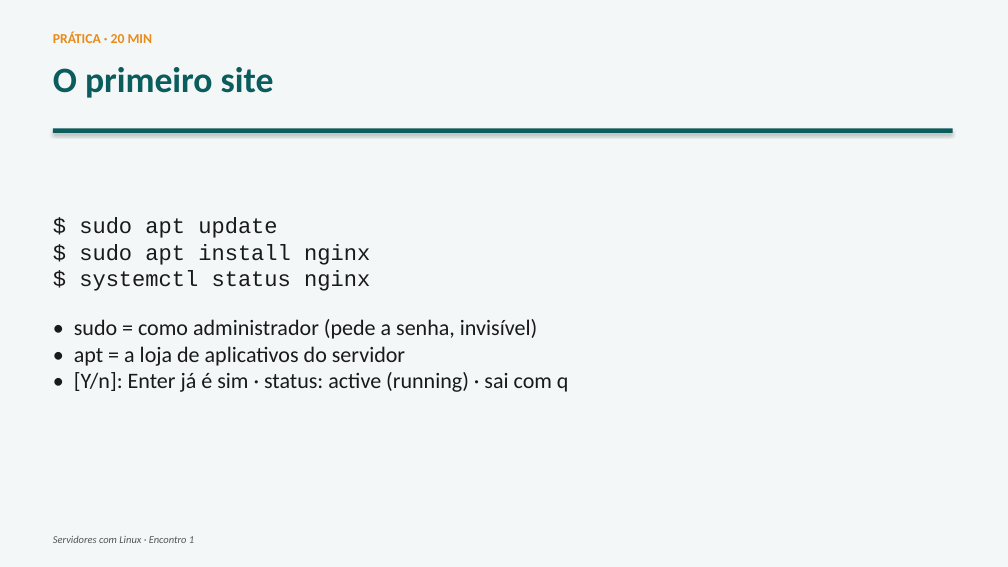
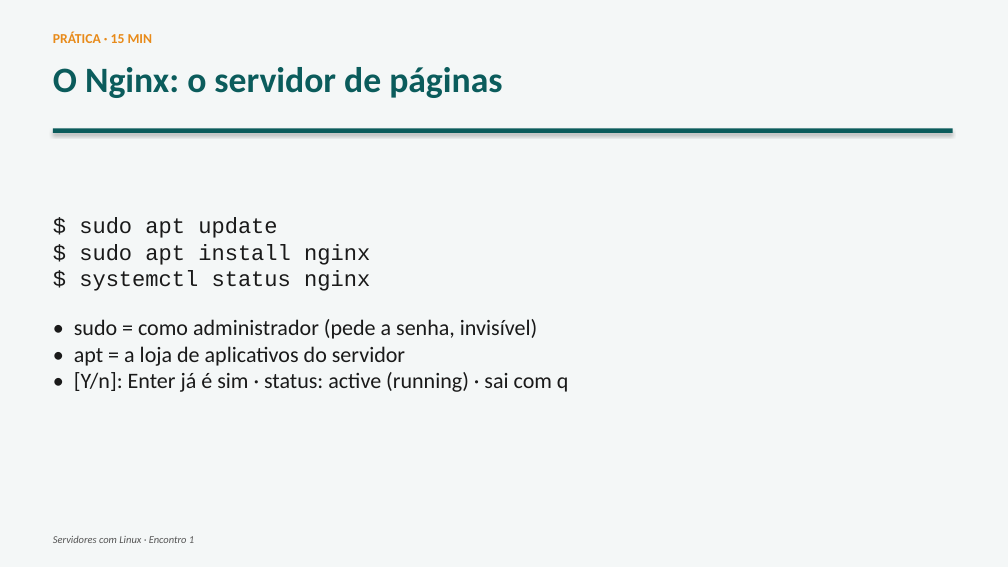
Before and after one commit to joninedel-prog/gerador_contratos, a slide deck: slide 31 of Aula - Servidores 1 - Instalando o Ubuntu e o primeiro site.pptx (slide 30 before the commit). Drawn at 1008x567 pixels with LibreOffice and Linux fonts; fonts in the diff are those of the drawing. Boxes give left, top, right and bottom in pixels: in the first picture for what was removed or moved away, otherwise in the second. Text is boxed around its words. In the diff, an @@ line names an element or a change of style, - is before the commit and + after.

```diff
--- a/Aula - Servidores 1 - Instalando o Ubuntu e o primeiro site.pptx
+++ b/Aula - Servidores 1 - Instalando o Ubuntu e o primeiro site.pptx
@@ text at (x1=53, y1=32, x2=153, y2=43): text changed @@
-PRÁTICA · 20 MIN
+PRÁTICA · 15 MIN
@@ text at (x1=53, y1=67, x2=502, y2=98): text changed @@
-O primeiro site
+O Nginx: o servidor de páginas
```
Also in this commit, not shown: 4 other slides changed, 4 slides added, 4 other files.
